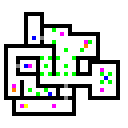
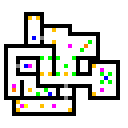
Layers edited between the first and the second 128×128 image:
painted on "Background" over [16, 16, 96, 112]
